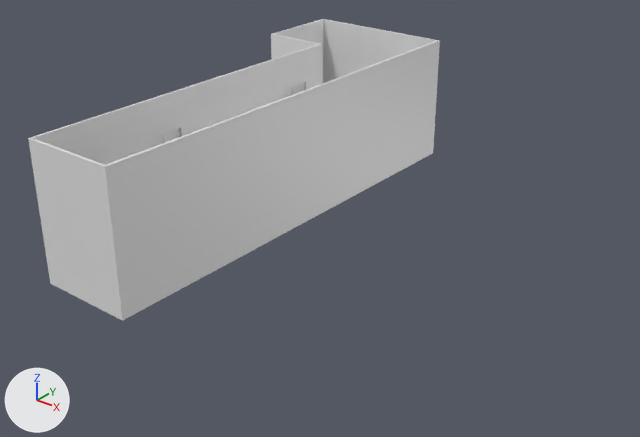
A saved change to the Blender file assets/models/window/untitled.blend.
Before and after are seen from a 50 mm lens placed at (14.16, -17.53, 8.04), pointed at (3.88, -4.68, 0.07). Arrows for +X, +Y and +Z are at lower left; the lights stay in place.

The older version as bpy lines, for what is in view:
```python
mat_material = principled_material('Material')
mat_material.base_color = (0.8, 0.8, 0.8)  # white #e7e7e7
mat_material.roughness = 0.4
me_cube = bpy.data.meshes.new('Cube')
me_cube.from_pydata(...)  # 300 vertices, 280 faces; spans x -0.6..3.05, y -9.25..1.05, z -0.46..2.49
me_cube.materials.append(mat_material)  # white #e7e7e7
ob_廊下 = bpy.data.objects.new('廊下', me_cube)
ob_廊下.location = (0.0, 0.0, 0.0)
```
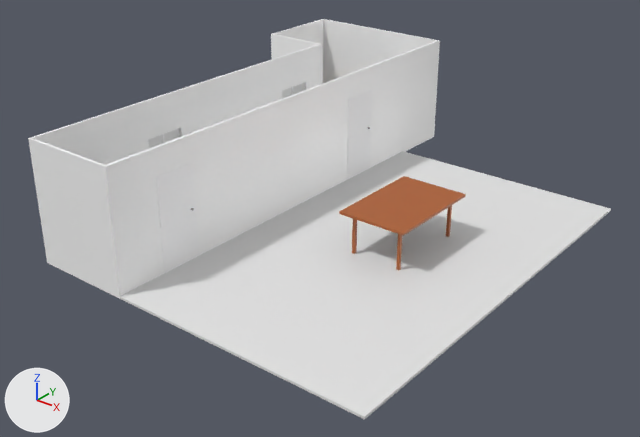
Where the change shows, as pixel boxes (x1, y1, x2, y2) in the pictures (640 x 437 px):
'廊下', recoloured, reshaped (7% shorter)
    before: (28, 19, 440, 321)
    after: (28, 19, 440, 299)
'間取り', added
    after: (120, 151, 611, 419)
'机', added (brown)
    after: (339, 176, 466, 270)
'書斎のドア', added
    after: (156, 163, 199, 273)
'リビングのドア', added
    after: (347, 90, 372, 180)
part 1 of me_cube, built on
    before: (47, 135, 434, 321)
    after: (47, 135, 434, 299)

The edits, one by one:
Picture '部屋のドア' (img_部屋のドア) is new.
Material 'Material' (mat_material) changes colour from white #e7e7e7 to white #ffffff; in linear values from (0.8, 0.8, 0.8) to (1.0, 1.0, 1.0).
Material 'マテリアル.004' (mat_マテリアル_004) is new.
Its base color is (0.429, 0.117, 0.0267) (brown #af602d).
Material 'マテリアル.002' (mat_マテリアル_002) is new.
Its base color is (0.8, 0.8, 0.8) (white #e7e7e7).
Material 'マテリアル.005' (mat_マテリアル_005) is new.
Its texture is img_部屋のドア.
Material 'マテリアル.001' (mat_マテリアル_001) is new.
Its texture is img_部屋のドア.
me_cube is used by ob_廊下; location (0.0, 0.0, 0.0).
me_cube had 300 vertices, 280 faces and spanned x -0.6..3.05, y -9.25..1.05, z -0.46..2.49.
me_cube now has 318 vertices, 292 faces, 1 loose edge and spans x -0.6..3.05, y -9.25..1.05, z -0.21..2.49.
Part 1, on me_cube:
5 vertices are removed from x 0.95..3.0, y -1.05..1.05, z -0.46.
17 faces are deleted.
39 vertices in x 0.95..3.05, y -9.25..1.05, z -0.46 move by (0.0, 0.0, 0.45).
12 vertices in x -0.6..1.0, y -1.05..1.05, z -0.46 move by (0.0, 0.0, 0.25).
5 vertices are added at (1.05, -1.0, -0.21), (1.05, 1.05, -0.21), (1.05, -1.05, -0.21), (3.0, -1.0, -0.01), (1.0, -1.05, -0.01).
5 new vertices lie (0.0, 0.0, -0.05) away from vertices in x 0.95..1.0, y -1.05..1.05, z 0.04.
7 new vertices lie (0.05, 0.0, 0.0) away from vertices in x 0.95..1.0, y -1.0..1.05, z -0.46..-0.01.
6 new vertices lie (0.0, -0.05, 0.0) away from vertices in x 0.95..3.0, y -1.0..1.05, z -0.46..-0.01.
1 loose edge is added.
29 new faces join them.
Mesh me_立方体_005 is new.
It has 44 vertices, 38 faces and spans x -0.6..0.6, y -0.88..0.92, z -0.32..0.58.
It uses material mat_マテリアル_004 (brown #af602d).
Mesh me_立方体_003 is new.
It has 12 vertices, 10 faces and spans x -0.4..4.9, y -8.45..0.4, z -0.4..-0.35.
It uses material mat_マテリアル_002 (white #e7e7e7).
Mesh me_plane_005 is new.
It has 600 vertices, 384 faces and spans x -0.295..0.296, y -0.992..0.287, z 0.064..0.205.
It uses material mat_マテリアル_005 (picture img_部屋のドア).
Mesh me_plane_003 is new.
It has 600 vertices, 384 faces and spans x -0.295..0.296, y -0.992..0.287, z 0.064..0.205.
It uses material mat_マテリアル_001 (picture img_部屋のドア).
Object '机' (ob_机) is new; it shows me_立方体_005.
Its location is (5.8, -4.55, 0.36).
Its scale is (1.2, 1.2, 1.0).
Object '間取り' (ob_間取り) is new; it shows me_立方体_003.
Its location is (3.45, -0.8, 0.39).
Object 'リビングのドア' (ob_リビングのドア) is new; it shows me_plane_005.
Its location is (2.89, -2.22, 1.52).
Its rotation in degrees is (90, 0, 90).
Its scale is (1.5, 1.5, 1.0).
Object '書斎のドア' (ob_書斎のドア) is new; it shows me_plane_003.
Its location is (2.89, -7.77, 1.52).
Its rotation in degrees is (90, 0, 90).
Its scale is (1.5, 1.5, 1.0).
